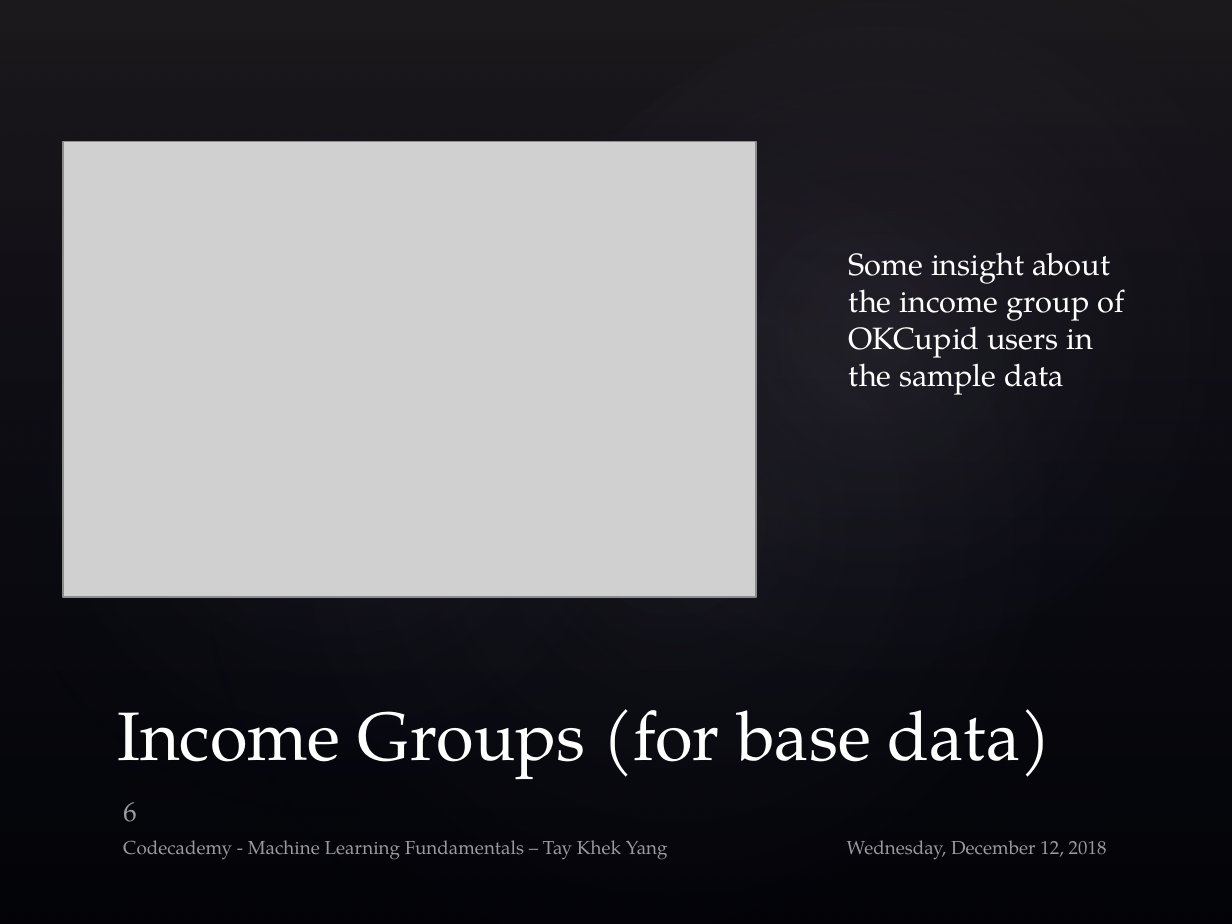
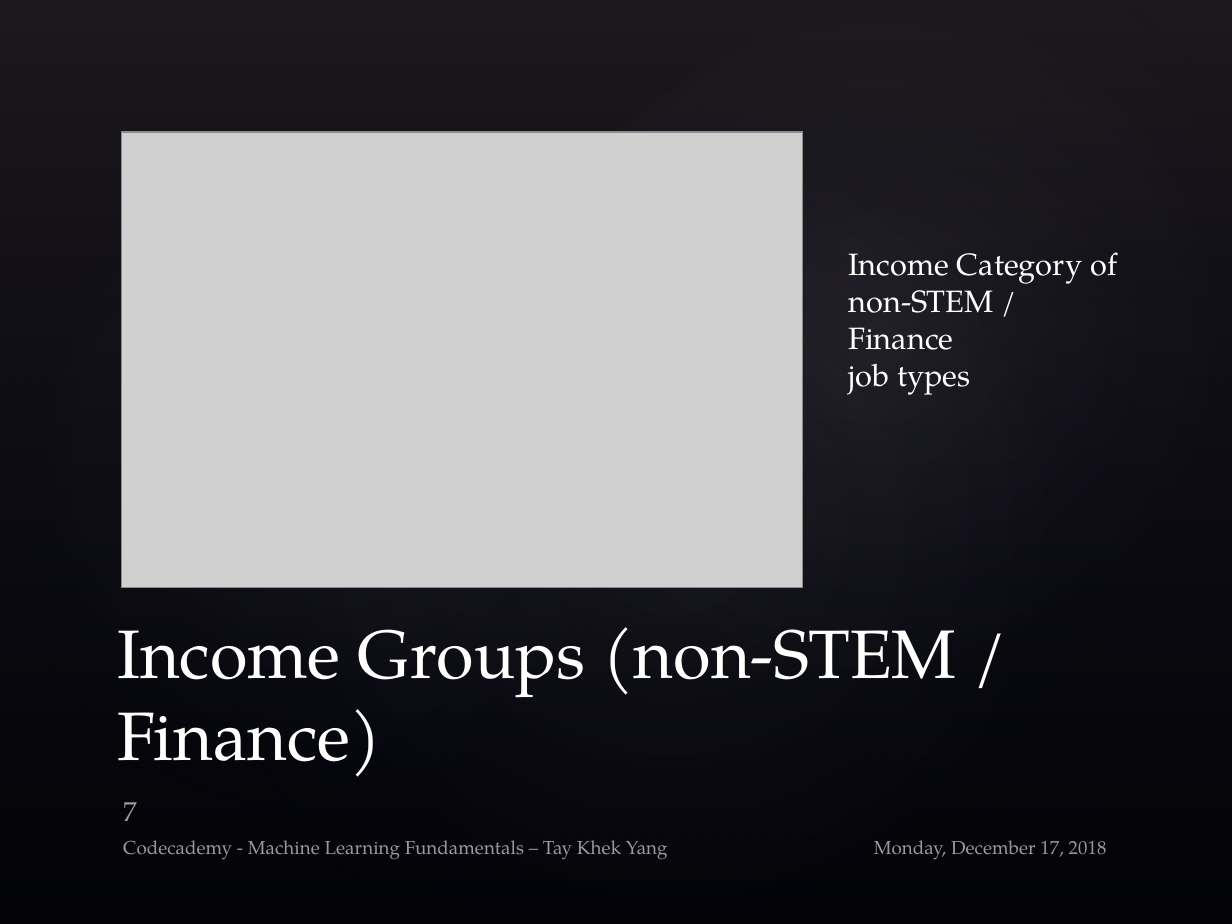
Before and after one commit to rivacordex/date-a-scientist, a slide deck: slide 7 of MachineLearning_Submit/ML_Khek_V1.pptx (slide 6 before the commit). Drawn at 1232x924 pixels with LibreOffice and Linux fonts; fonts in the diff are those of the drawing; grey boxes stand for pictures; background and template pictures are left out. Boxes give left, top, right and bottom in pixels: in the first picture for what was removed or moved away, otherwise in the second. Text is boxed around its words. In the diff, an @@ line names an element or a change of style, - is before the commit and + after.

```diff
--- a/MachineLearning_Submit/ML_Khek_V1.pptx
+++ b/MachineLearning_Submit/ML_Khek_V1.pptx
@@ picture: place and size @@
-picture at box(63, 142, 756, 598)
+picture at box(121, 132, 802, 588)
@@ text at box(849, 252, 1117, 395): text changed @@
-Some insight about
-the income group of
-OKCupid users in
-the sample data
+Income Category of
+non-STEM / Finance
+job types
@@ title at box(117, 627, 957, 777): text changed @@
-Income Groups (for base data)
+Income Groups (non-STEM / Finance)
@@ page number at box(123, 802, 137, 821): text changed @@
-6
+7
@@ text at box(874, 840, 1107, 859): text changed @@
-Wednesday, December 12, 2018
+Monday, December 17, 2018
```
Also in this commit, not shown: 24 other slides changed, 7 slides added, 1 other file.
